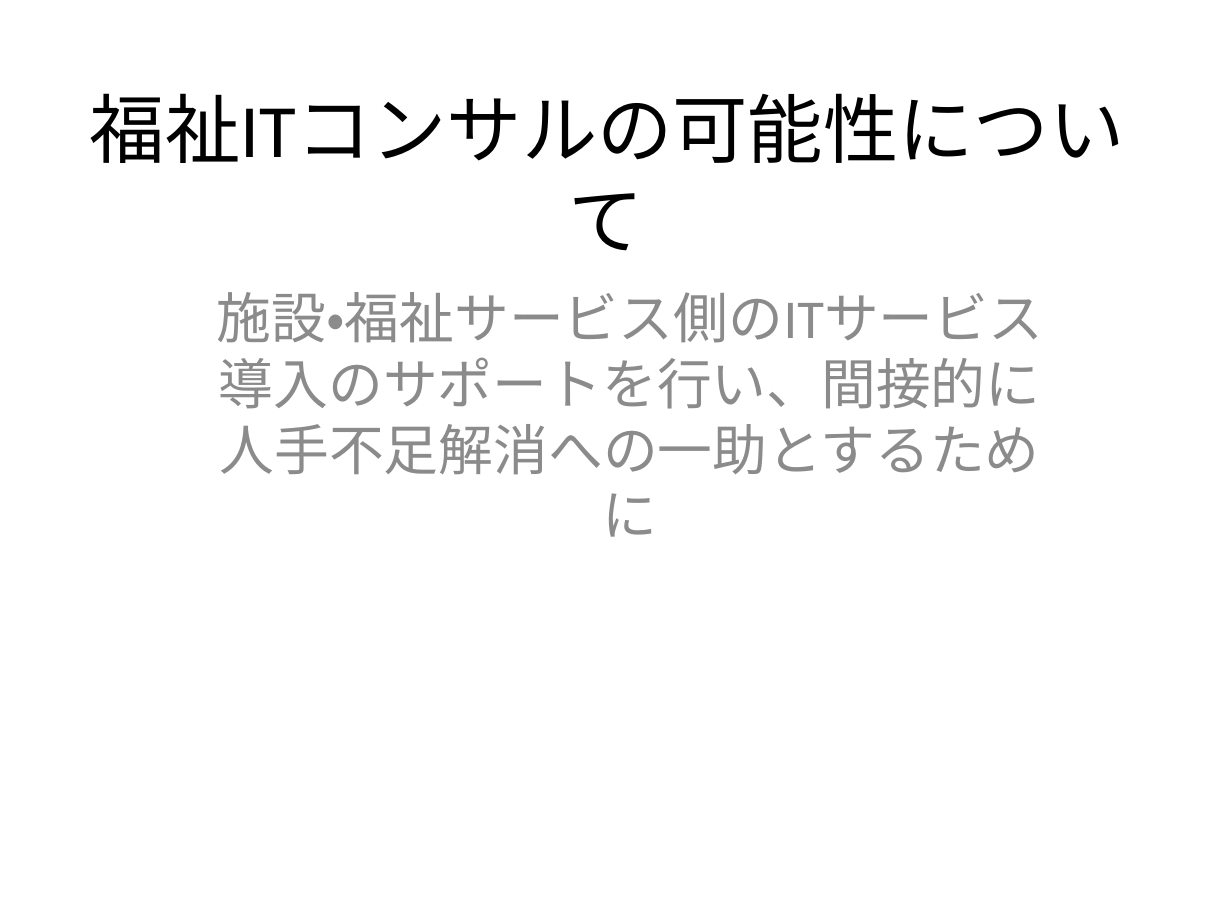
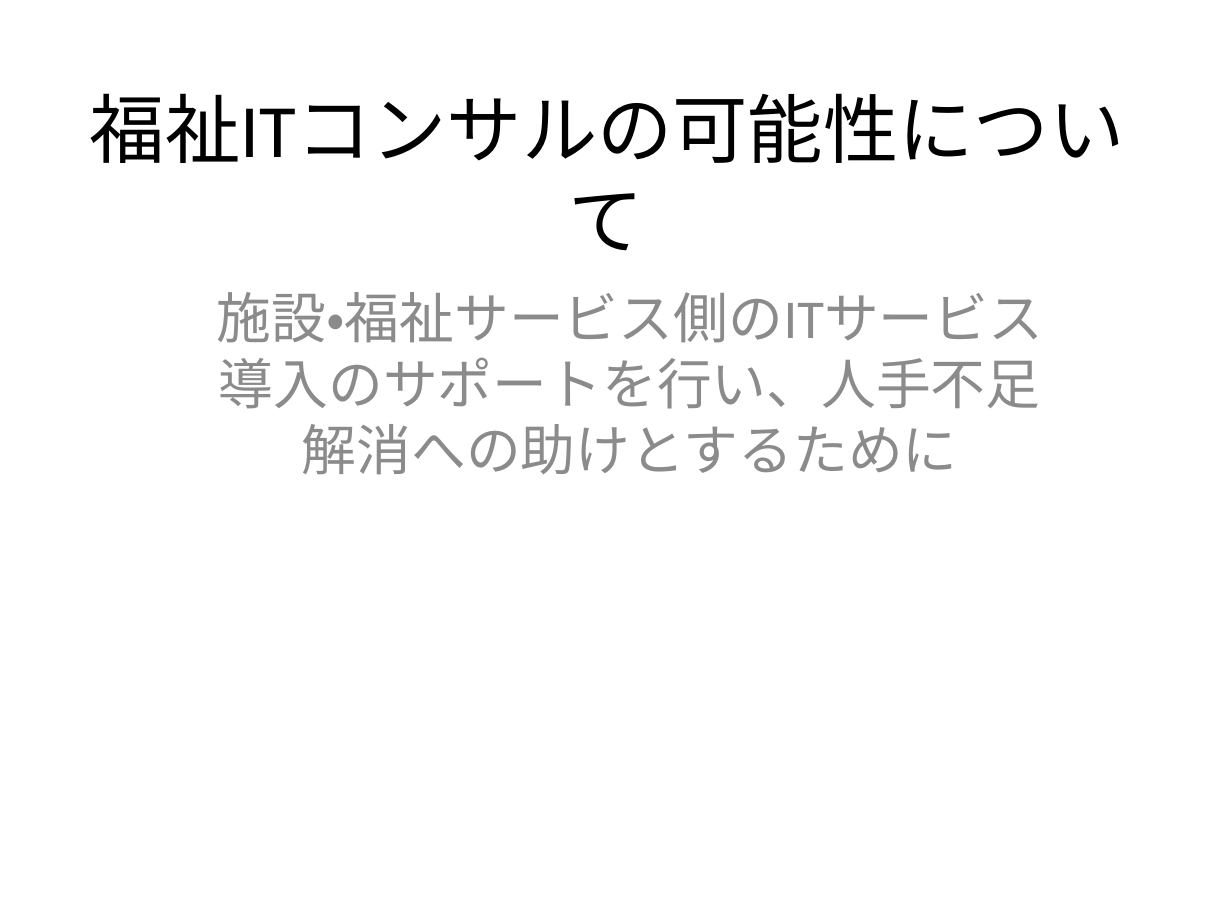
Before and after one commit to tasto/util, a slide deck: slide 1 of 資料/福祉ITコンサルの可能性について.pptx. Drawn at 1232x924 pixels with LibreOffice and Linux fonts; fonts in the diff are those of the drawing. Boxes give left, top, right and bottom in pixels: in the first picture for what was removed or moved away, otherwise in the second. Text is boxed around its words. In the diff, an @@ line names an element or a change of style, - is before the commit and + after.

```diff
--- a/資料/福祉ITコンサルの可能性について.pptx
+++ b/資料/福祉ITコンサルの可能性について.pptx
@@ subtitle at box(217, 292, 1043, 475): text changed @@
-施設・福祉サービス側のITサービス導入のサポートを行い、間接的に人手不足解消への一助とするために
+施設・福祉サービス側のITサービス導入のサポートを行い、人手不足解消への助けとするために
```
Also in this commit, not shown: 9 other slides changed, 11 slides added, 1 slide removed.
